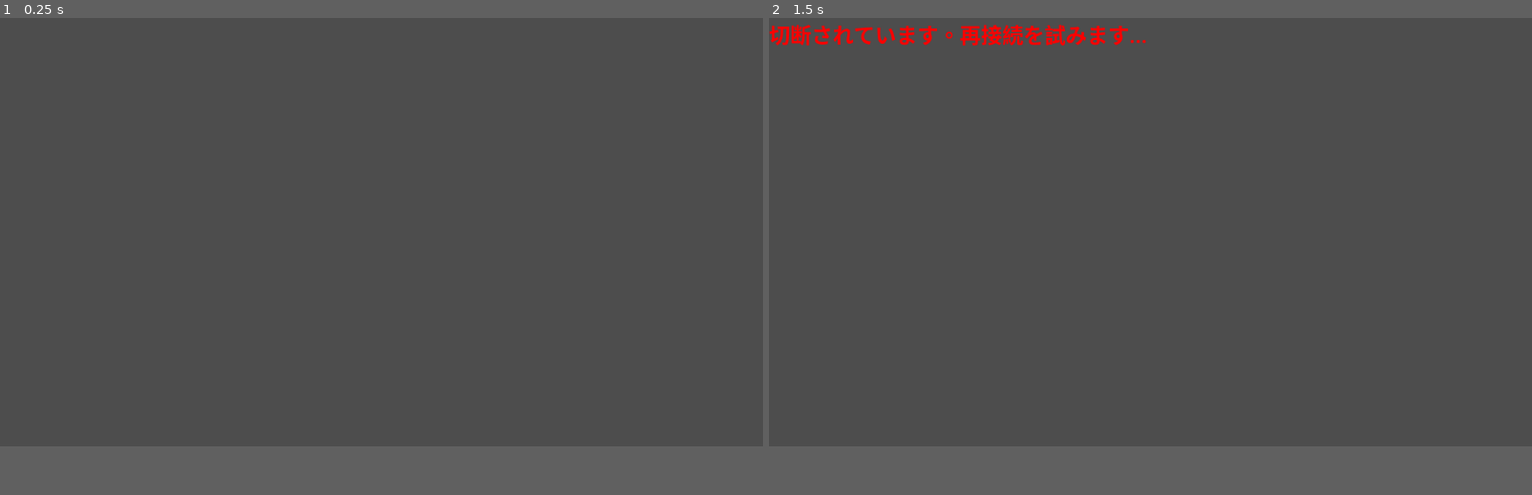
Above: before the commit, frames 1-2 (left to right).
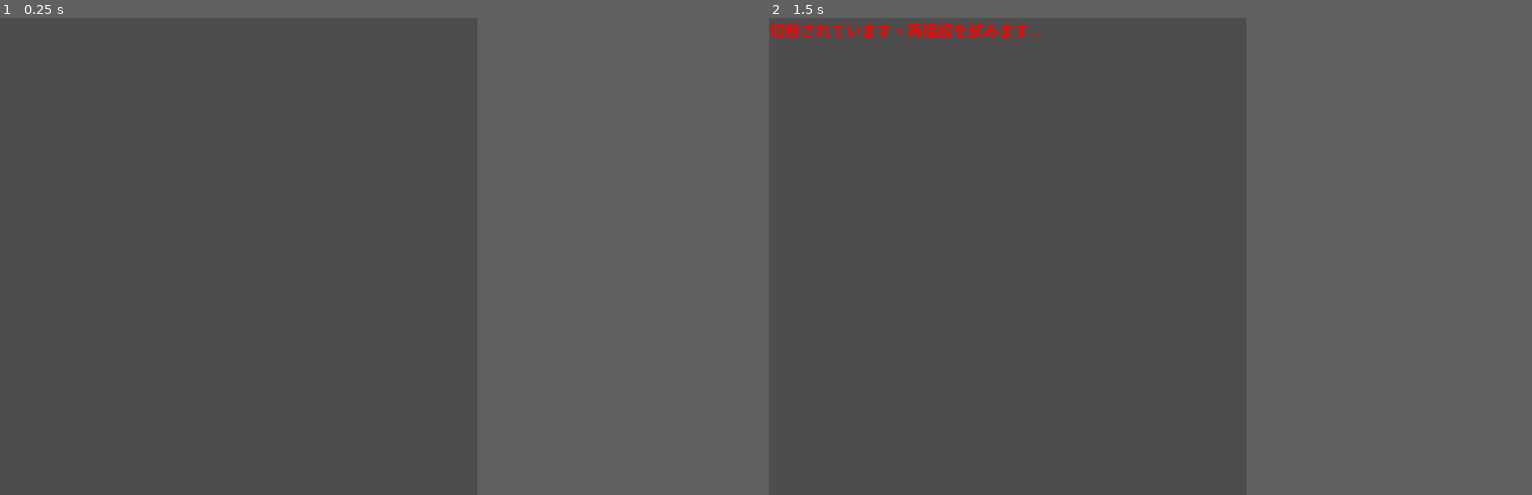
Above: after the commit, the same moments.

Repository: batako/Multiplayer-on-Godot
Game: Godot game, scene res://world.tscn
Same seed, same stepped clock (60 frames per second), same inputs: the game is played once before the commit and once after it. The engine's default icon, where the game draws it, is replaced by a stand-in: a white triangle on a blue panel in a dark square.
Inputs:
- Up to frame 1 (0.25 s): no input
- Up to frame 2 (1.5 s): tap Enter at 0.5 s; hold D (ui_right) 0.53-1.28 s; tap Space at 1.25 s; hold S (ui_down) from 1.28 s (still down)
The window is 799x449 before the commit and 500x500 after it. Grey fills any space a smaller window leaves; there, only what the larger window draws over its background counts as a difference.

The runs differ from the first frame. In frame 1, only the window size differs. In frame 2, 1.1% of the frame differs, in the area x 0-50%, y 1-6%.

Commit message:
ウィンドウサイズとフォントのサイズを小さいものに変更

Diff:
--- a/project.godot
+++ b/project.godot
@@ -14,6 +14,11 @@
 run/main_scene="res://world.tscn"
 config/features=PackedStringArray("4.2")
 config/icon="res://icon.png"
+
+[display]
+
+window/size/viewport_width=500
+window/size/viewport_height=500
 
 [input]
 
--- a/world.tscn
+++ b/world.tscn
@@ -16,7 +16,6 @@
 [node name="NetworkStatusLabel" type="Label" parent="."]
 offset_right = 40.0
 offset_bottom = 23.0
-theme_override_font_sizes/font_size = 32
 
 [node name="ReconnectTimer" type="Timer" parent="."]
 
